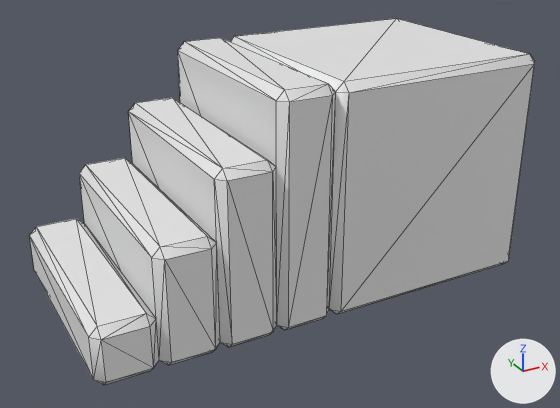
The OBJ model assets/blocks/stairs.obj, before and after one commit.
Before and after are seen from a 50 mm camera at (-1.53, -2.81, 1.24) aimed at (-0.01, -0.06, -0.14). Lighting does not change. The marker at lower right points along +X, +Y and +Z. The first picture is the older version. Mesh edges are drawn as thin lines. Where no turn or scale is listed for an object, it has been applied to the vertices. Vertices at exactly the same position are counted once.

Objects in the first picture: 'stairs'.
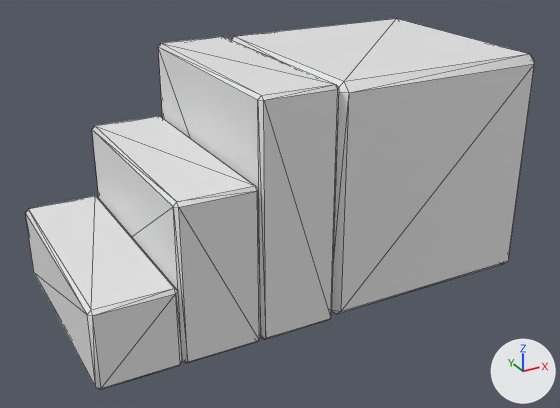
Pixel boxes [x1, y1, x2, y2] of what changed, in the pictures (560 x 408 px):
'stairs', reshaped: before [29, 19, 535, 385]; after [25, 19, 535, 389]
part 1 of me_stairs, added: after [25, 37, 339, 389]
part 2 of me_stairs, built on: before [29, 38, 336, 385]

What the commit changed:
me_stairs is used by ob_stairs; location (0.0, 0.0, 0.0).
me_stairs had 110 vertices, 218 faces and spanned x -1.0..1.0, y -0.5..0.5, z -0.5..0.5.
me_stairs now has 92 vertices, 176 faces and spans x -1.0..1.0, y -0.5..0.5, z -0.5..0.5.
me_stairs part 1: a new loose piece of 68 vertices spanning x -1.0..0.0, y -0.5..0.5, z -0.5..0.5.
Part 2, on me_stairs:
86 vertices are removed from x -1.0..-0.04, y -0.5..0.5, z -0.5..0.5.
176 faces are deleted.
2 new faces join them.
